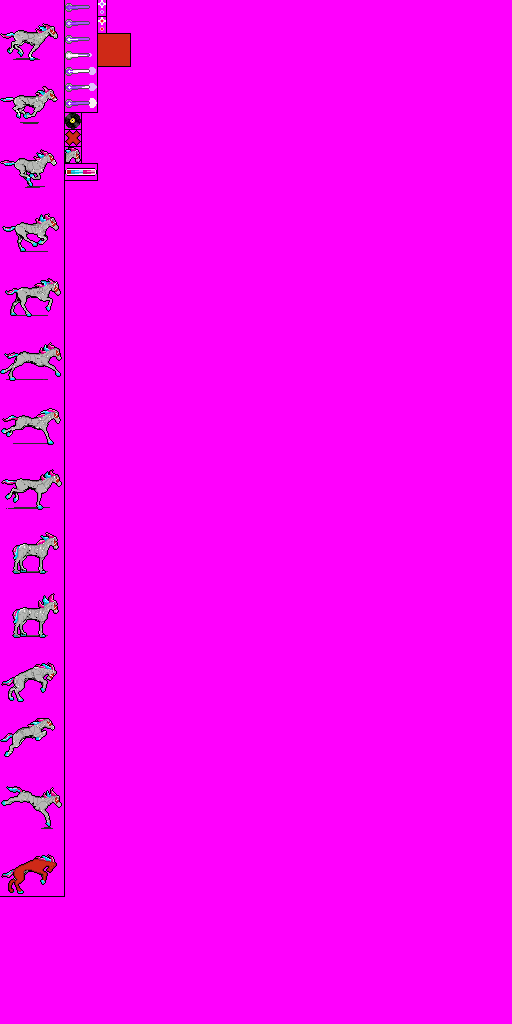
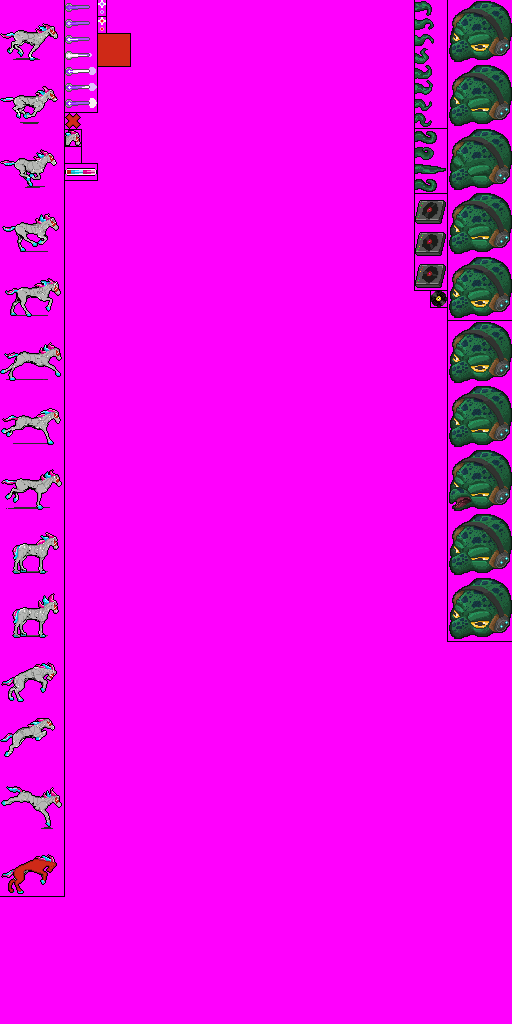
Comparing the layer stacks of the two 512px x 1024px images. Changes:
painted on "Separators" over bbox(13, 0, 512, 738)
moved "Vinyl" above "Turntable", painted on it over bbox(65, 113, 447, 307)
added layer "Turntable" above "Tentacles attack" over bbox(415, 200, 446, 288)
added layer "Tentacles attack" above "Tentacles moving" over bbox(415, 131, 446, 192)
added layer "Tentacles moving" above "Octopus scream" over bbox(415, 1, 434, 127)
added layer "Octopus scream" above "Octopus blink" over bbox(449, 322, 512, 639)
added layer "Octopus blink" above "Horse hitbox" over bbox(449, 1, 512, 318)
painted on "Lifebar fill" over bbox(67, 170, 83, 174)
painted on "Lifebar" over bbox(66, 169, 96, 175)
painted on "Life" over bbox(65, 130, 81, 163)
painted on "x" over bbox(65, 113, 81, 146)
painted on "Running" over bbox(13, 426, 40, 492)
